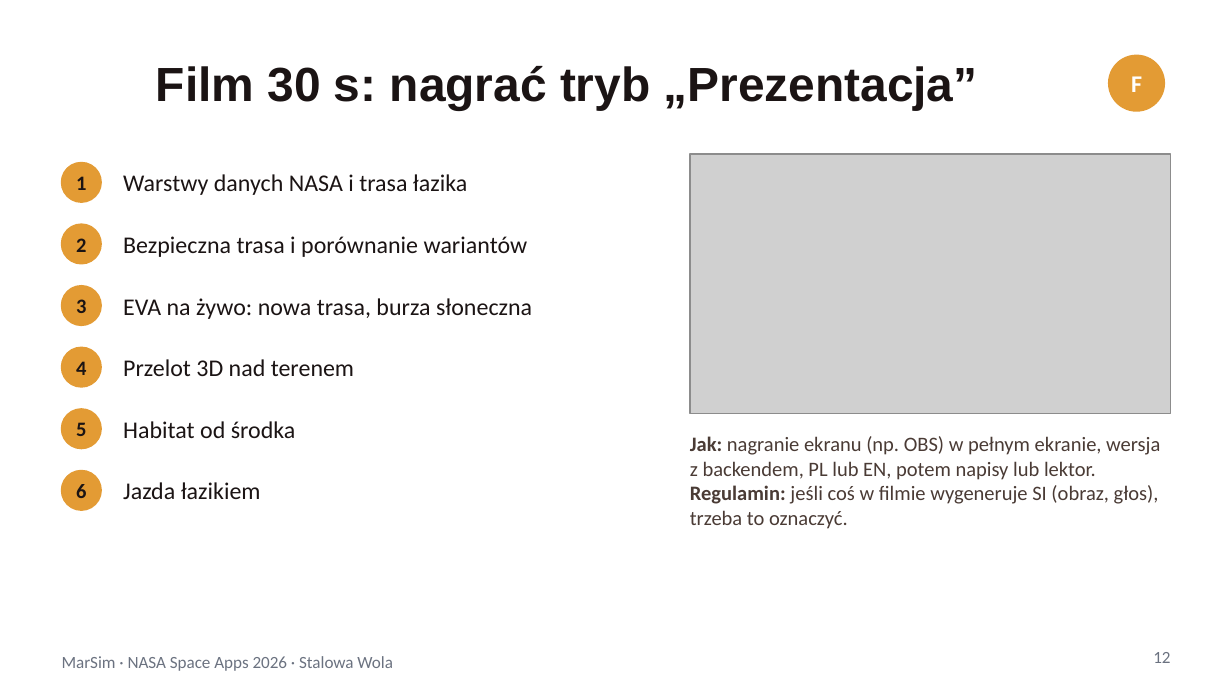
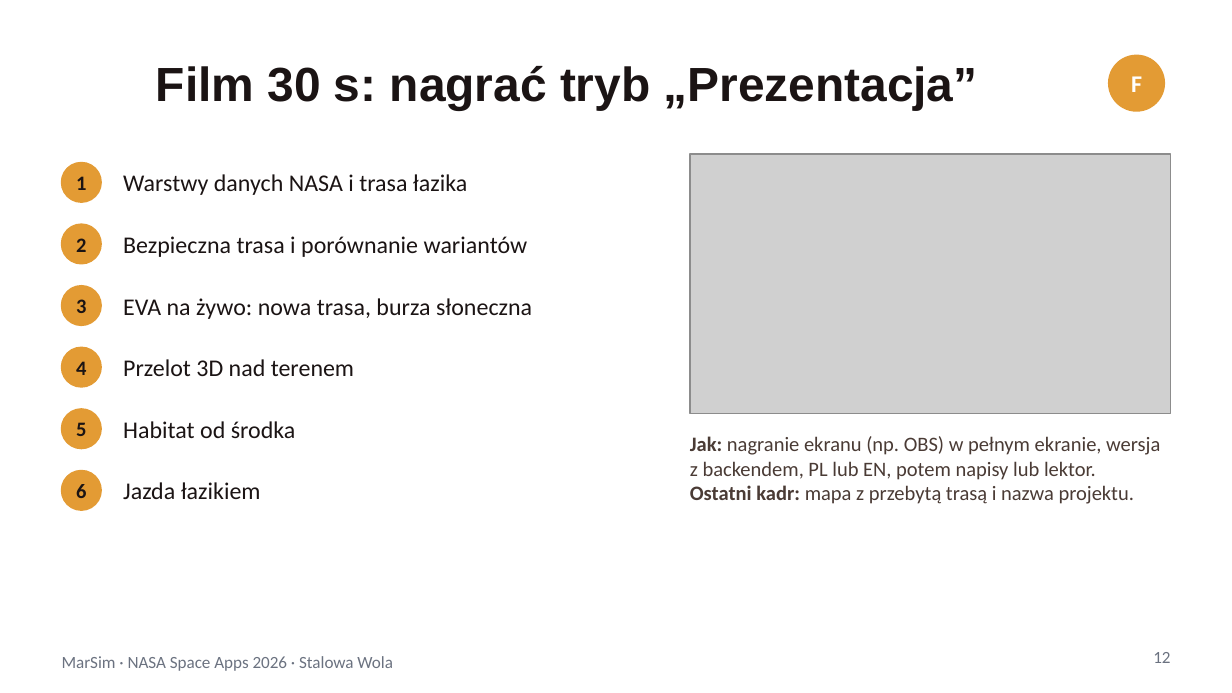
Before and after one commit to Aqayooooo/MarSim, a slide deck: slide 12 of prezentacja/MarSim-prezentacja-role.pptx. Drawn at 1232x693 pixels with LibreOffice and Linux fonts; fonts in the diff are those of the drawing; grey boxes stand for pictures. Boxes give left, top, right and bottom in pixels: in the first picture for what was removed or moved away, otherwise in the second. Text is boxed around its words. In the diff, an @@ line names an element or a change of style, - is before the commit and + after.

Commit message:
Prezentacja: poprawione źródła i liczby testów

```diff
--- a/prezentacja/MarSim-prezentacja-role.pptx
+++ b/prezentacja/MarSim-prezentacja-role.pptx
@@ text at (x1=690, y1=485, x2=1134, y2=504): text changed @@
-Regulamin: jeśli coś w filmie wygeneruje SI (obraz, głos), trzeba to oznaczyć.
+Ostatni kadr: mapa z przebytą trasą i nazwa projektu.
```
Also in this commit, not shown: 5 other slides changed.
